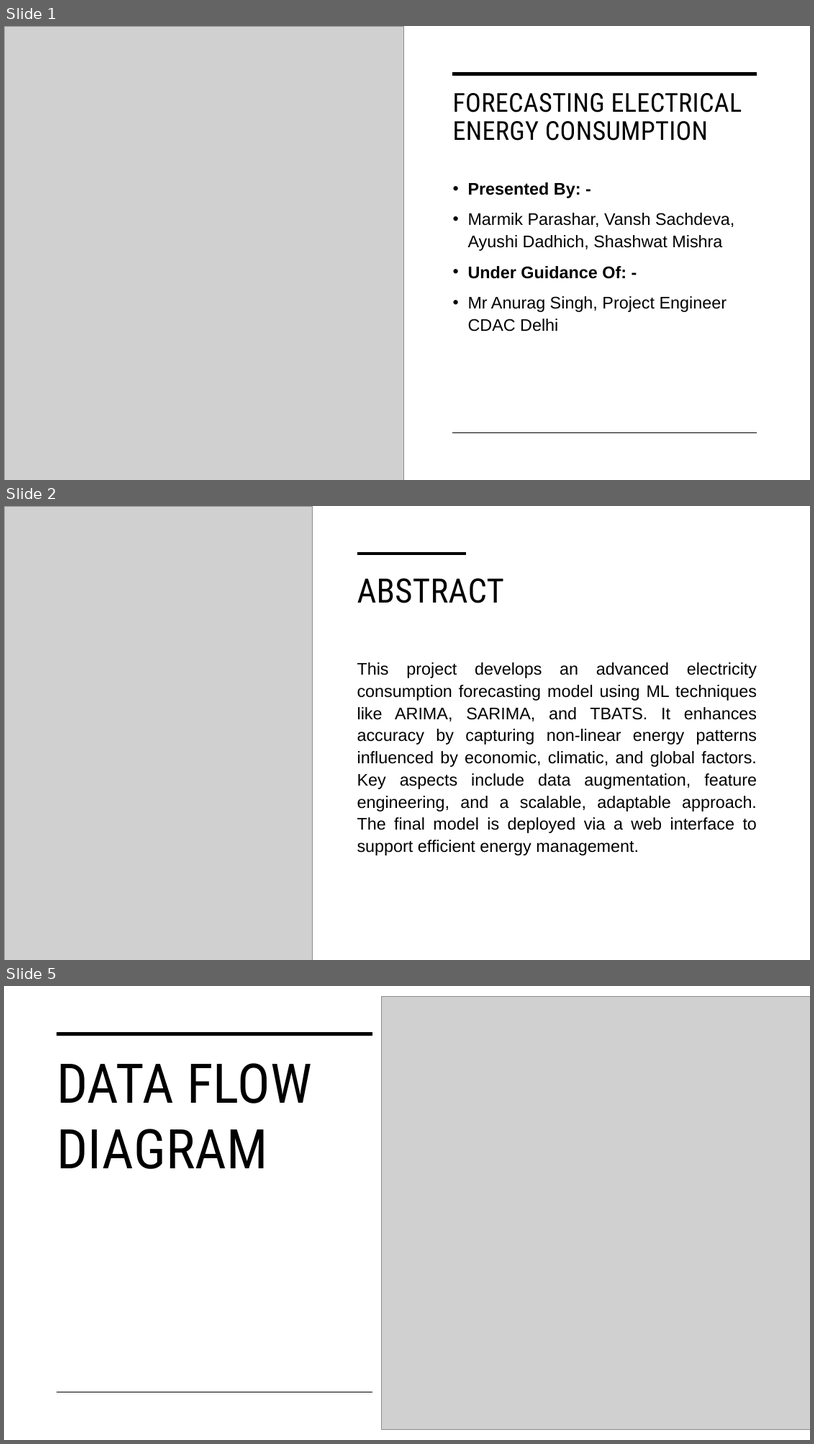
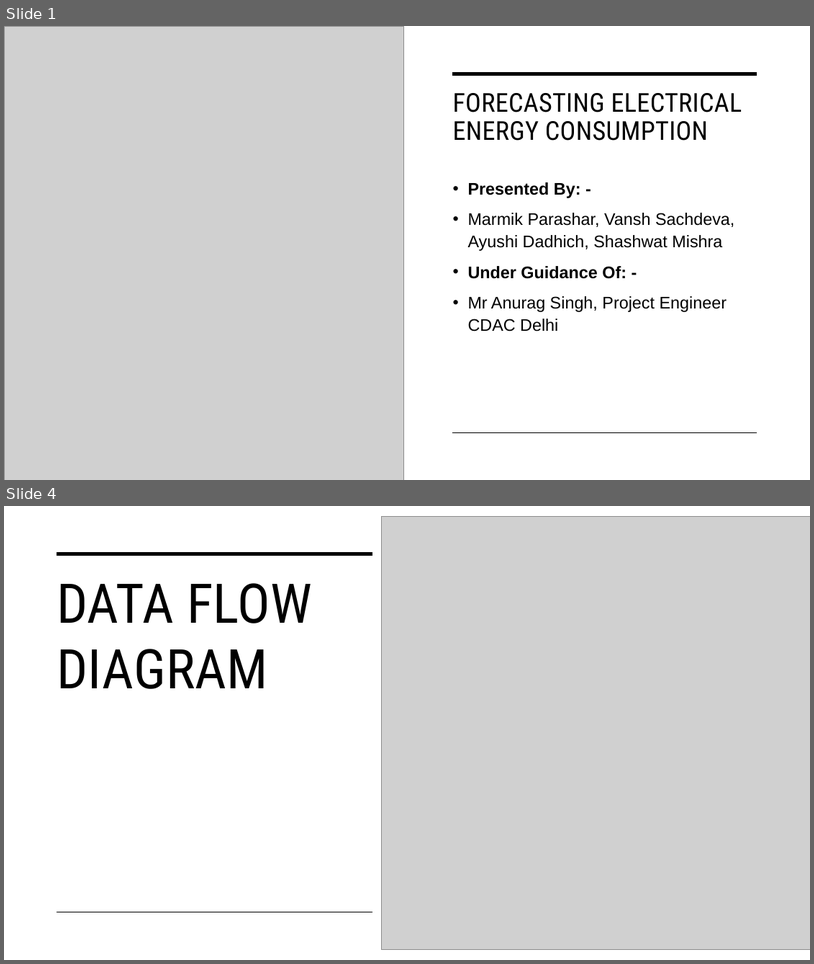
Before and after one commit to MrArthor/Forecasting-Electrical-Energy-Consumption, a slide deck: Report/Forecasting Electrical Energy Consumption- End Presentation.pptx. Shown one above the other, each under a label of ours: slides 1, 2 and 5 before the commit, slides 1 and 4 after it; the slides between them are not shown. The pictures are 814x1444 and 814x964 pixels, drawn with LibreOffice and Linux fonts; fonts in the diff are those of the drawing; grey boxes stand for pictures. Boxes give left, top, right and bottom in pixels: in the first picture for what was removed or moved away, otherwise in the second. Text is boxed around its words. In the diff, an @@ line names an element or a change of style, - is before the commit and + after.

```diff
--- a/Report/Forecasting Electrical Energy Consumption- End Presentation.pptx
+++ b/Report/Forecasting Electrical Energy Consumption- End Presentation.pptx
@@ slide 2 removed at bbox=[4, 506, 810, 960], background #FFFFFF @@
@@ picture removed at bbox=[4, 506, 313, 960] @@
@@ line removed from (358, 554) to (466, 554) @@
@@ title removed at bbox=[358, 578, 504, 603] @@
-ABSTRACT
@@ text removed at bbox=[358, 662, 757, 855] @@
-This project develops an advanced electricity consumption forecasting model using ML techniques like ARIMA, SARIMA, and TBATS. It enhances accuracy by capturing non-linear energy patterns influenced by economic, climatic, and global factors. Key aspects include data augmentation, feature engineering, and a scalable, adaptable approach. The final model is deployed via a web interface to support efficient energy management.
@@ what was slide 5 is now slide 4 @@
```
Also in this commit, not shown: 8 slides changed, 3 slides added, 2 other slides removed, 1 other file.
